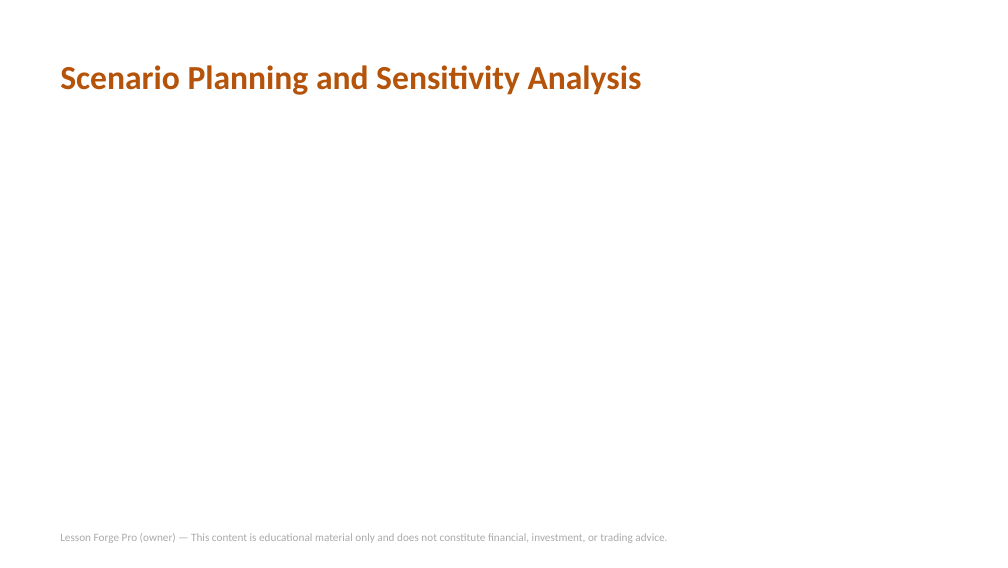
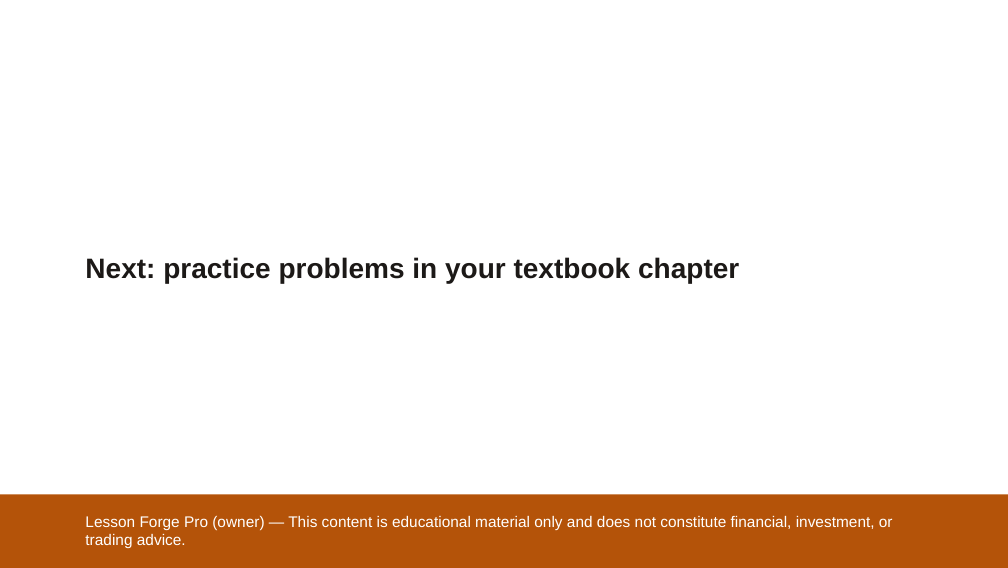
Before and after one commit to mbinmahfooz74-svg/lesson-forge-pro, a slide deck: slide 16 of docs/fmva/packs/day4-slides.pptx (slide 2 before the commit). Drawn at 1008x568 pixels with LibreOffice and Linux fonts; fonts in the diff are those of the drawing. Boxes give left, top, right and bottom in pixels: in the first picture for what was removed or moved away, otherwise in the second. Text is boxed around its words. In the diff, an @@ line names an element or a change of style, - is before the commit and + after.

```diff
--- a/docs/fmva/packs/day4-slides.pptx
+++ b/docs/fmva/packs/day4-slides.pptx
@@ text removed at <box>60,65,642,95</box> @@
-Scenario Planning and Sensitivity Analysis
@@ text added at <box>85,257,739,283</box>, 20 pt, text #1C1917, bold @@
+Next: practice problems in your textbook chapter
@@ rectangle added at <box>0,494,1008,568</box>, fill #B45309 @@
@@ text "Lesson Forge Pro (owner) — ...": place and size @@
-text "Lesson Forge Pro (owner) — ..." at <box>60,533,667,543</box>
+text "Lesson Forge Pro (owner) — ..." at <box>85,515,893,548</box>
@@ text "Lesson Forge Pro (owner) — ..." at <box>85,515,893,548</box>: size 8 to 11 pt, font Calibri to Arial, text colour #AAAAAA to #FFFFFF @@
```
Also in this commit, not shown: 1 other slide changed, 14 slides added, 8 slides removed, 30 other files.
